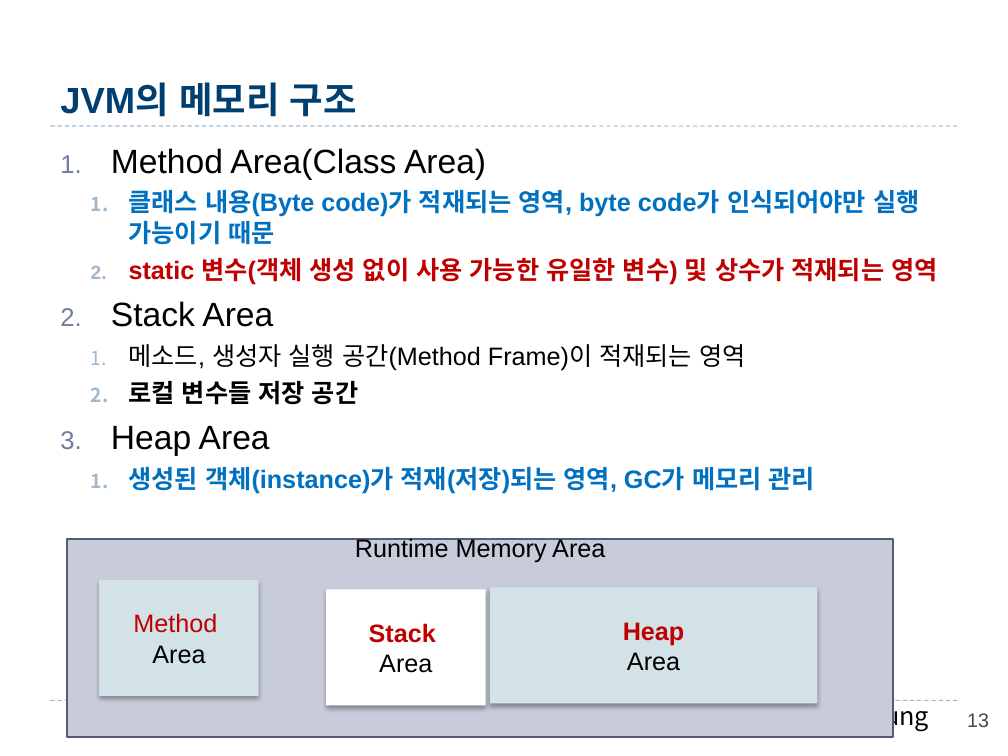
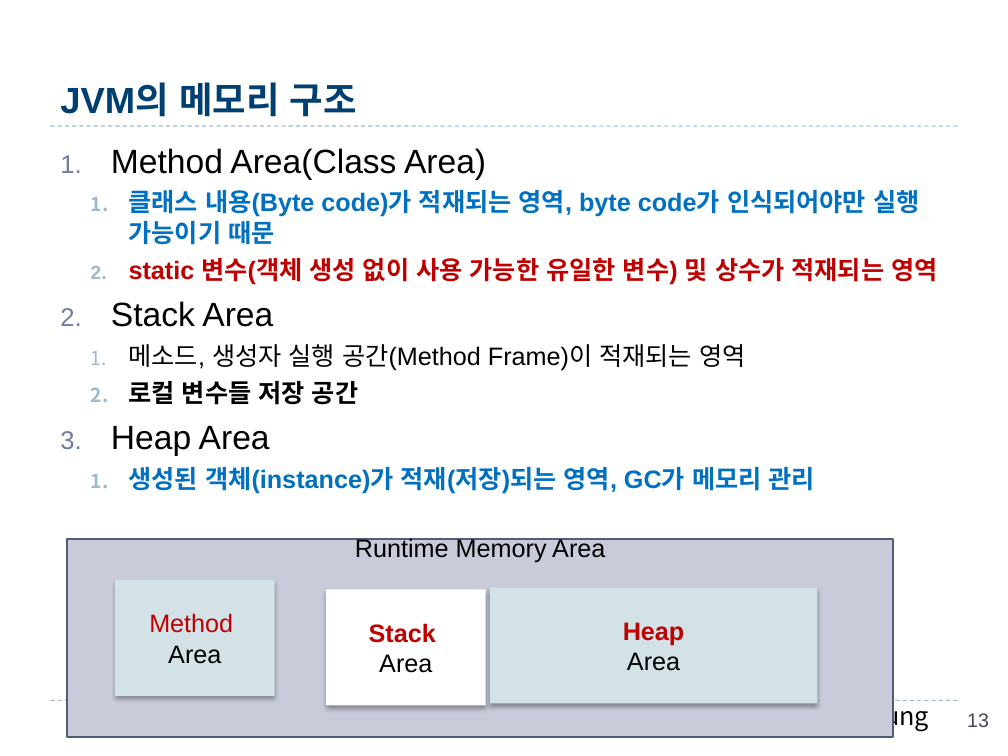
Before and after one commit to hwanginbeom/bigData, a slide deck: slide 13 of 1.Java_김혜경.pptx. Drawn at 1008x756 pixels with LibreOffice and Linux fonts; fonts in the diff are those of the drawing. Boxes give left, top, right and bottom in pixels: in the first picture for what was removed or moved away, otherwise in the second. Text is boxed around its words. In the diff, an @@ line names an element or a change of style, - is before the commit and + after.

```diff
--- a/1.Java_김혜경.pptx
+++ b/1.Java_김혜경.pptx
@@ rectangle "Method" moved from (x1=99, y1=580, x2=258, y2=696) to (x1=115, y1=580, x2=274, y2=696) @@
```
